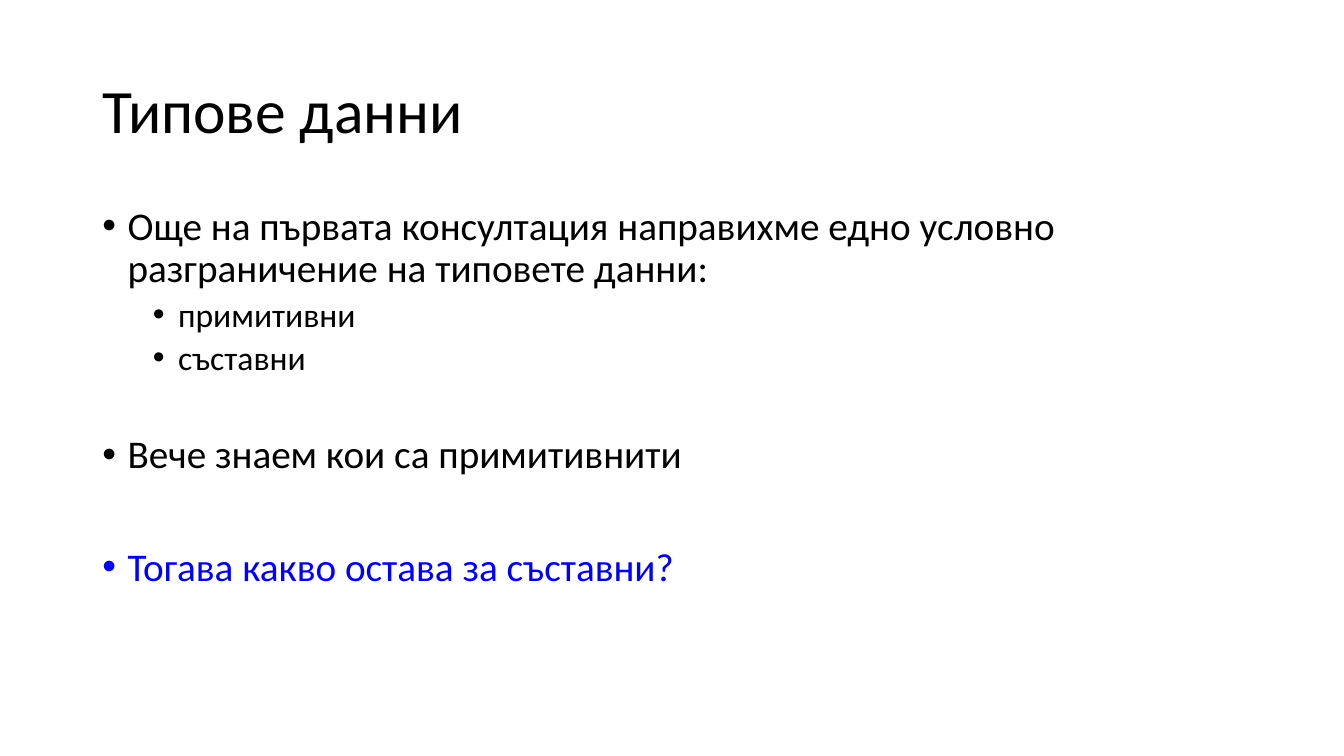
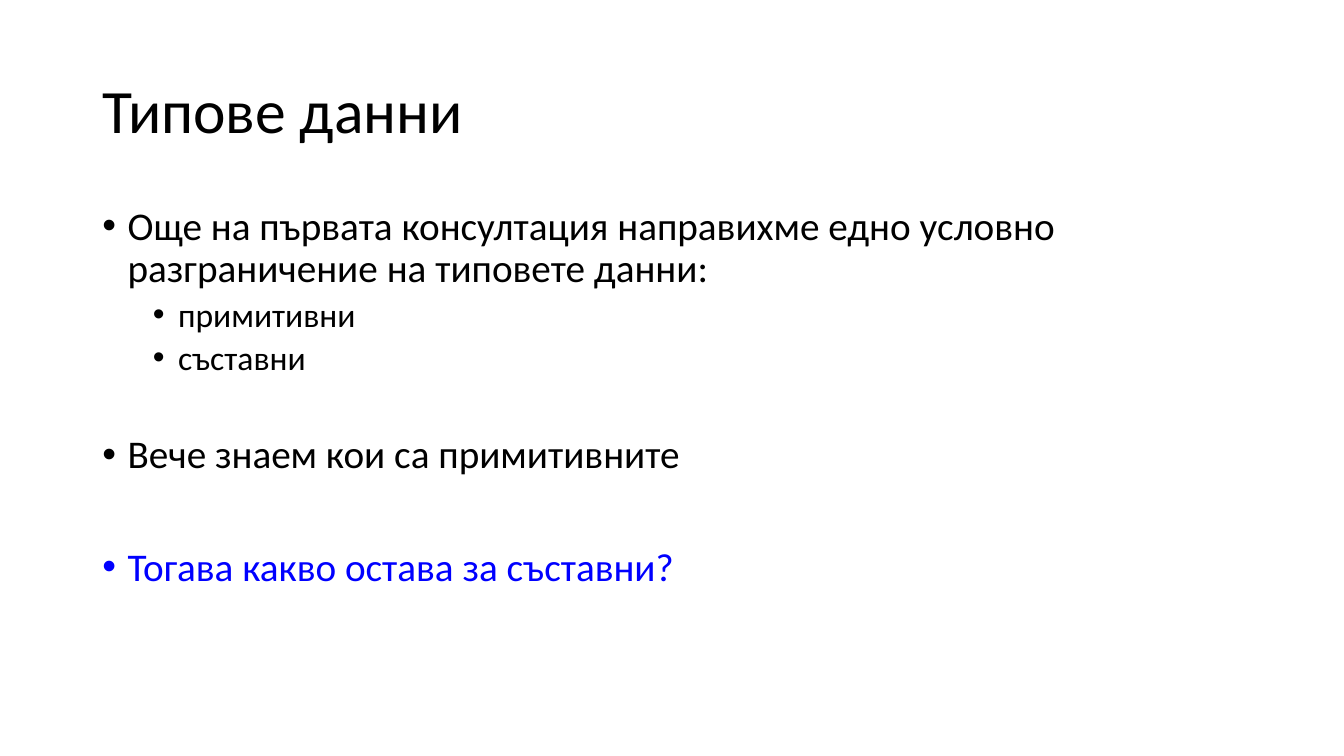
Before and after one commit to Mapmo/Uni-CPP, a slide deck: slide 69 of Introducing To Programming Materials/Consultation 3/Consultation3.pptx (slide 68 before the commit). Drawn at 1344x756 pixels with LibreOffice and Linux fonts; fonts in the diff are those of the drawing. Boxes give left, top, right and bottom in pixels: in the first picture for what was removed or moved away, otherwise in the second. Text is boxed around its words. In the diff, an @@ line names an element or a change of style, - is before the commit and + after.

```diff
--- a/Introducing To Programming Materials/Consultation 3/Consultation3.pptx
+++ b/Introducing To Programming Materials/Consultation 3/Consultation3.pptx
@@ text at (128, 443, 679, 475): text changed @@
-• Вече знаем кои са примитивнити
+• Вече знаем кои са примитивните
```
Also in this commit, not shown: 10 other slides changed, 1 slide added, 1 slide removed, 1 other file.
